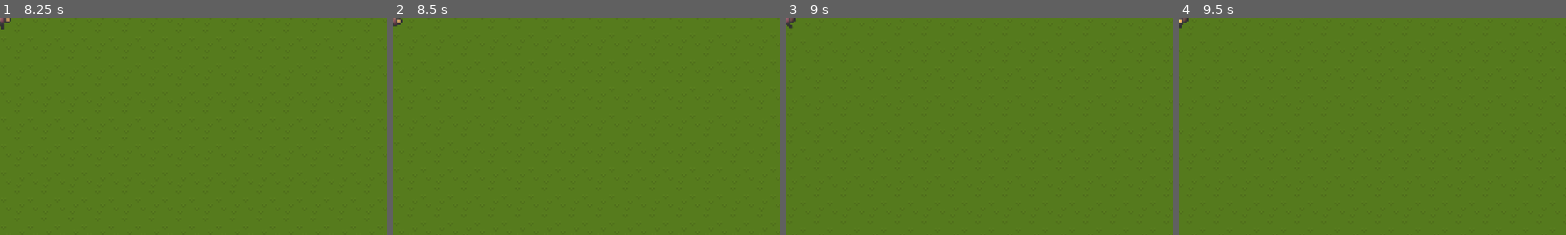
Above: before the commit, frames 1-4 (left to right).
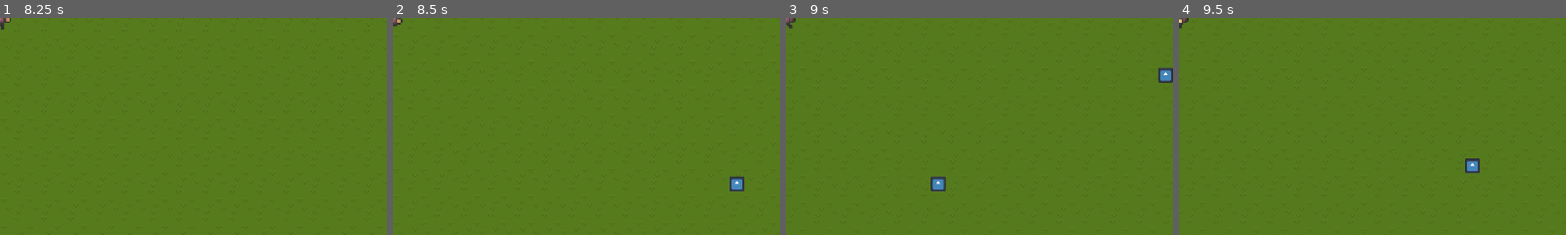
Above: after the commit, the same moments.

Repository: AlexFlasch/survivor-farm
Game: Godot game, scene res://scenes/levels/World.tscn
Same seed, same stepped clock (60 frames per second), same inputs: the game is played once before the commit and once after it. The engine's default icon, where the game draws it, is replaced by a stand-in: a white triangle on a blue panel in a dark square.
Inputs:
- Up to frame 1 (8.25 s): tap Enter at 0.5, 7.25 s; hold W (move_up) 0.53-2.03 s; hold A (move_left) 2.03-3.53 s; tap Space at 3.5, 8 s; hold S (move_down) 3.53-4.28 s; hold D (move_right) 4.28-5.03 s; hold W (move_up) 5.03-5.78 s; hold D (move_right) 5.78-8.03 s; hold S (move_down) from 8.03 s (still down)
- Up to frame 2 (8.5 s): keep holding S (move_down)
- Up to frame 3 (9 s): release S (move_down) at 8.78 s; hold A (move_left) from 8.78 s (still down)
- Up to frame 4 (9.5 s): keep holding A (move_left)
The pictures show only the part of the screen within x 50-100%, y 50-100%; the shares and areas given below are measured in that part.

Frame 1 is identical in both runs. In frame 2, 0.3% of the frame differs, in the area x 86-91%, y 73-80%; in frame 3, 0.5%, in the area x 37-100%, y 22-80%; in frame 4, 0.3%.

Commit message:
feat: add enemy spawner and enemy data management

Diff:
--- a/scenes/entities/Enemies/Zombie/zombie.gd
+++ b/scenes/entities/Enemies/Zombie/zombie.gd
@@ -10,9 +10,10 @@
 var stun_time_left: float = 0.0
 
 var player: CharacterBody2D
+@onready var gm: Node = get_tree().root.get_node("GameManager")
 
-func _ready() -> void:
-	player = get_tree().root.get_node("GameManager").player
+func set_player(p: CharacterBody2D) -> void:
+	player = p
 
 func _process(delta: float) -> void:
 	if not get_tree().root.get_node("GameManager").is_game_active():
@@ -34,7 +35,6 @@
 				var collider: Object = collision_info.get_collider()
 				if collider == player:
 					print("Zombie collided with player!")
-					var gm = get_tree().root.get_node("GameManager")
 					gm.set_player_health(gm.get_player_health() - damage)  # Use adjustable damage
 					# Apply bounce to the player based on damage value
 					if player.has_method("apply_bounce"):
@@ -43,7 +43,4 @@
 					stun_time_left = stun_duration
 					is_stunned = true
 					return
-				else:
-					# Handle collision with other objects
-					print("Collided with: ", collider)
 			global_position += direction * follow_speed * delta
--- a/scenes/levels/World.tscn
+++ b/scenes/levels/World.tscn
@@ -1,8 +1,20 @@
-[gd_scene load_steps=4 format=4 uid="uid://dnuos85rsws6n"]
+[gd_scene load_steps=8 format=4 uid="uid://dnuos85rsws6n"]
 
 [ext_resource type="TileSet" uid="uid://bw74o4f1m48c5" path="res://resources/tilesets/FarmTileset.tres" id="1_v31nu"]
 [ext_resource type="PackedScene" uid="uid://byigjt33mk7ib" path="res://scenes/entities/Player/Player.tscn" id="2_sgwbd"]
 [ext_resource type="Script" uid="uid://xfp6xjuqjvec" path="res://scenes/levels/day_night_cycle.gd" id="3_efo0y"]
+[ext_resource type="PackedScene" uid="uid://b0imqsniiwk8a" path="res://scenes/utilities/enemy_spawner.tscn" id="4_ps7a7"]
+[ext_resource type="Script" uid="uid://b4p8bgmd8wo27" path="res://scripts/EnemyData.gd" id="5_ku22y"]
+[ext_resource type="PackedScene" uid="uid://dmirppl86plxh" path="res://scenes/entities/Enemies/Zombie/Zombie.tscn" id="6_1mg1y"]
+
+[sub_resource type="Resource" id="Resource_nhw2q"]
+script = ExtResource("5_ku22y")
+time_start = 0
+time_end = 60
+enemy = ExtResource("6_1mg1y")
+enemy_num = 1
+enemy_spawn_delay = 1
+metadata/_custom_type_script = "uid://b4p8bgmd8wo27"
 
 [node name="World" type="Node2D"]
 
@@ -25,3 +37,6 @@
 
 [node name="DayNightCycle" type="CanvasModulate" parent="."]
 script = ExtResource("3_efo0y")
+
+[node name="EnemySpawner" parent="." instance=ExtResource("4_ps7a7")]
+spawns = Array[ExtResource("5_ku22y")]([SubResource("Resource_nhw2q")])
--- /dev/null
+++ b/scenes/levels/enemy_spawner.gd
@@ -0,0 +1,46 @@
+extends Node2D
+
+@export var spawns: Array[EnemyData] = []
+
+@onready var player: Node2D = get_tree().root.get_node("GameManager").player
+
+var time: int = 0
+
+func _on_timer_timeout() -> void:
+	time += 1
+	for spawn in spawns:
+		if time >= spawn.time_start and time <= spawn.time_end:
+			spawn.spawn_delay_counter += 1
+			if spawn.spawn_delay_counter >= spawn.enemy_spawn_delay:
+				spawn.spawn_delay_counter = 0
+				var enemy_instance = load(str(spawn.enemy.resource_path))
+				var counter: int = 0
+				while counter < spawn.enemy_num:
+					var enemy: Node2D = enemy_instance.instantiate()
+					enemy.set_position(get_random_position())
+					if enemy.has_method("set_player"):
+						enemy.set_player(player)
+					get_tree().root.add_child(enemy)
+					counter += 1
+
+func get_random_position() -> Vector2:
+	var viewport_rect: Rect2 = get_viewport_rect()
+	var random_x: float = randf_range(1.1, 1.4)
+	var random_y: float = randf_range(1.1, 1.4)
+	viewport_rect.size.x *= random_x
+	viewport_rect.size.y *= random_y
+	var top_left: Vector2 = Vector2(player.global_position.x - viewport_rect.size.x / 2, player.global_position.y - viewport_rect.size.y / 2)
+	var bottom_right: Vector2 = Vector2(player.global_position.x + viewport_rect.size.x / 2, player.global_position.y + viewport_rect.size.y / 2)
+	var top_right: Vector2 = Vector2(player.global_position.x + viewport_rect.size.x / 2, player.global_position.y - viewport_rect.size.y / 2)
+	var bottom_left: Vector2 = Vector2(player.global_position.x - viewport_rect.size.x / 2, player.global_position.y + viewport_rect.size.y / 2)
+	var random_position: Vector2 = Vector2.ZERO
+	var spawn_side = ["up", "down", "left", "right"].pick_random()
+	if spawn_side == "up":
+		random_position = Vector2(randf_range(top_left.x, top_right.x), top_left.y)
+	elif spawn_side == "down":
+		random_position = Vector2(randf_range(bottom_left.x, bottom_right.x), bottom_left.y)
+	elif spawn_side == "left":
+		random_position = Vector2(top_left.x, randf_range(top_left.y, bottom_left.y))
+	elif spawn_side == "right":
+		random_position = Vector2(top_right.x, randf_range(top_right.y, bottom_right.y))
+	return random_position
--- /dev/null
+++ b/scenes/utilities/enemy_spawner.tscn
@@ -0,0 +1,23 @@
+[gd_scene load_steps=5 format=3 uid="uid://b0imqsniiwk8a"]
+
+[ext_resource type="Script" uid="uid://c56uelclv2o8" path="res://scenes/levels/enemy_spawner.gd" id="1_gcuau"]
+[ext_resource type="Script" uid="uid://b4p8bgmd8wo27" path="res://scripts/EnemyData.gd" id="2_v4bvd"]
+[ext_resource type="PackedScene" uid="uid://dmirppl86plxh" path="res://scenes/entities/Enemies/Zombie/Zombie.tscn" id="3_2ikbp"]
+
+[sub_resource type="Resource" id="Resource_ju6wb"]
+script = ExtResource("2_v4bvd")
+time_start = 0
+time_end = 60
+enemy = ExtResource("3_2ikbp")
+enemy_num = 2
+enemy_spawn_delay = 10
+metadata/_custom_type_script = "uid://b4p8bgmd8wo27"
+
+[node name="EnemySpawner" type="Node2D"]
+script = ExtResource("1_gcuau")
+spawns = Array[ExtResource("2_v4bvd")]([SubResource("Resource_ju6wb")])
+
+[node name="Timer" type="Timer" parent="."]
+autostart = true
+
+[connection signal="timeout" from="Timer" to="." method="_on_timer_timeout"]
--- /dev/null
+++ b/scripts/EnemyData.gd
@@ -0,0 +1,11 @@
+extends Resource
+
+class_name EnemyData
+
+@export var time_start: int
+@export var time_end:int
+@export var enemy: Resource
+@export var enemy_num:int
+@export var enemy_spawn_delay:int
+
+var spawn_delay_counter: int = 0
Not shown, added: scenes/levels/enemy_spawner.gd.uid
Not shown, added: scripts/EnemyData.gd.uid
